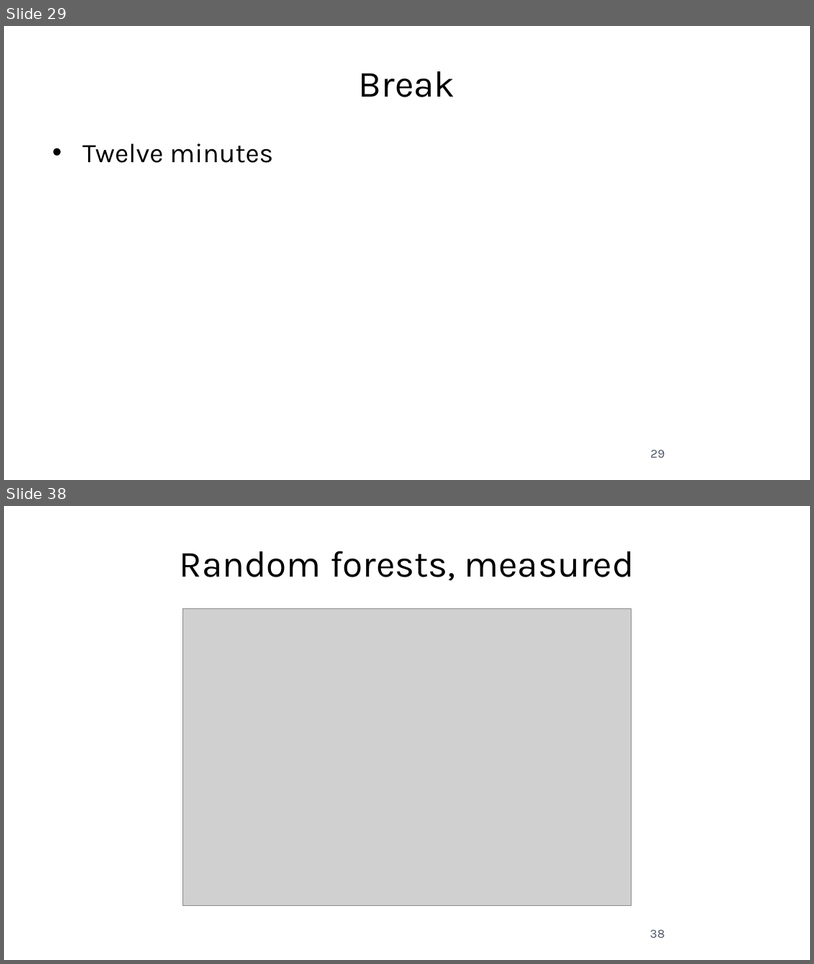
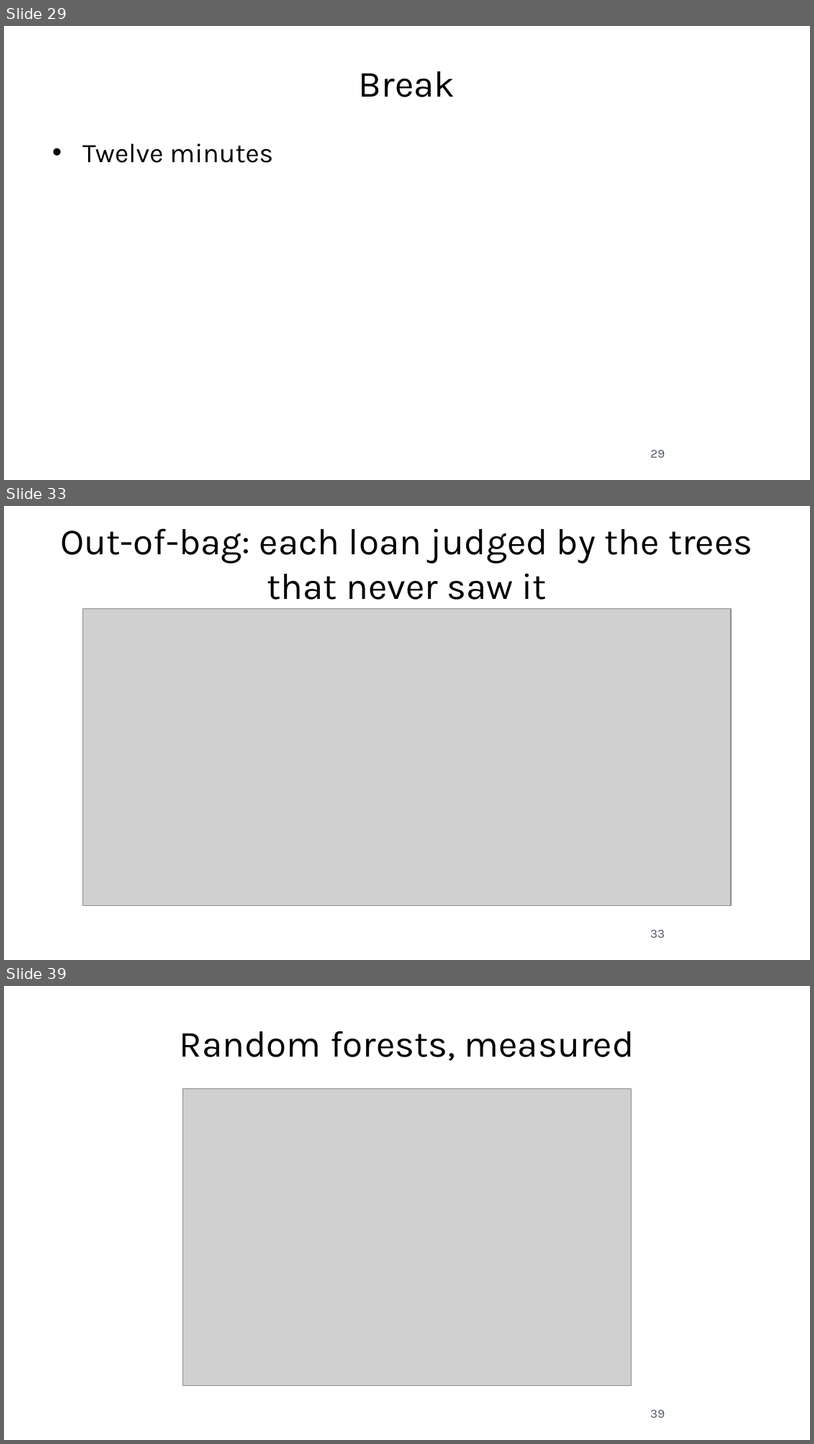
Before and after one commit to fabioantonini/technologies-for-artificial-intelligence, a slide deck: Lessons/07_trees_and_ensembles/Slides/trees_and_ensembles_slides.pptx. Shown one above the other, each under a label of ours: slides 29 and 38 before the commit, slides 29, 33 and 39 after it; the slides between them are not shown. The pictures are 814x964 and 814x1444 pixels, drawn with LibreOffice and Linux fonts; fonts in the diff are those of the drawing; grey boxes stand for pictures; background and template pictures are left out. Boxes give left, top, right and bottom in pixels: in the first picture for what was removed or moved away, otherwise in the second. Text is boxed around its words. In the diff, an @@ line names an element or a change of style, - is before the commit and + after.

```diff
--- a/Lessons/07_trees_and_ensembles/Slides/trees_and_ensembles_slides.pptx
+++ b/Lessons/07_trees_and_ensembles/Slides/trees_and_ensembles_slides.pptx
@@ slide 33 added at (4, 506, 810, 960), background #FFFFFF @@
@@ title added at (60, 528, 753, 600), 33 pt, text #1A1A1A @@
+Out-of-bag: each loan judged by the trees that never saw it
@@ picture added at (83, 609, 731, 905) @@
@@ page number added at (651, 929, 665, 937), 11 pt, text #4A5568 @@
+33
@@ what was slide 38 is now slide 39 @@
@@ page number at (651, 1409, 665, 1417): text changed @@
-38
+39
```
Also in this commit, not shown: 10 slides changed, 2 other slides added, 2 slides removed, 17 other files.
